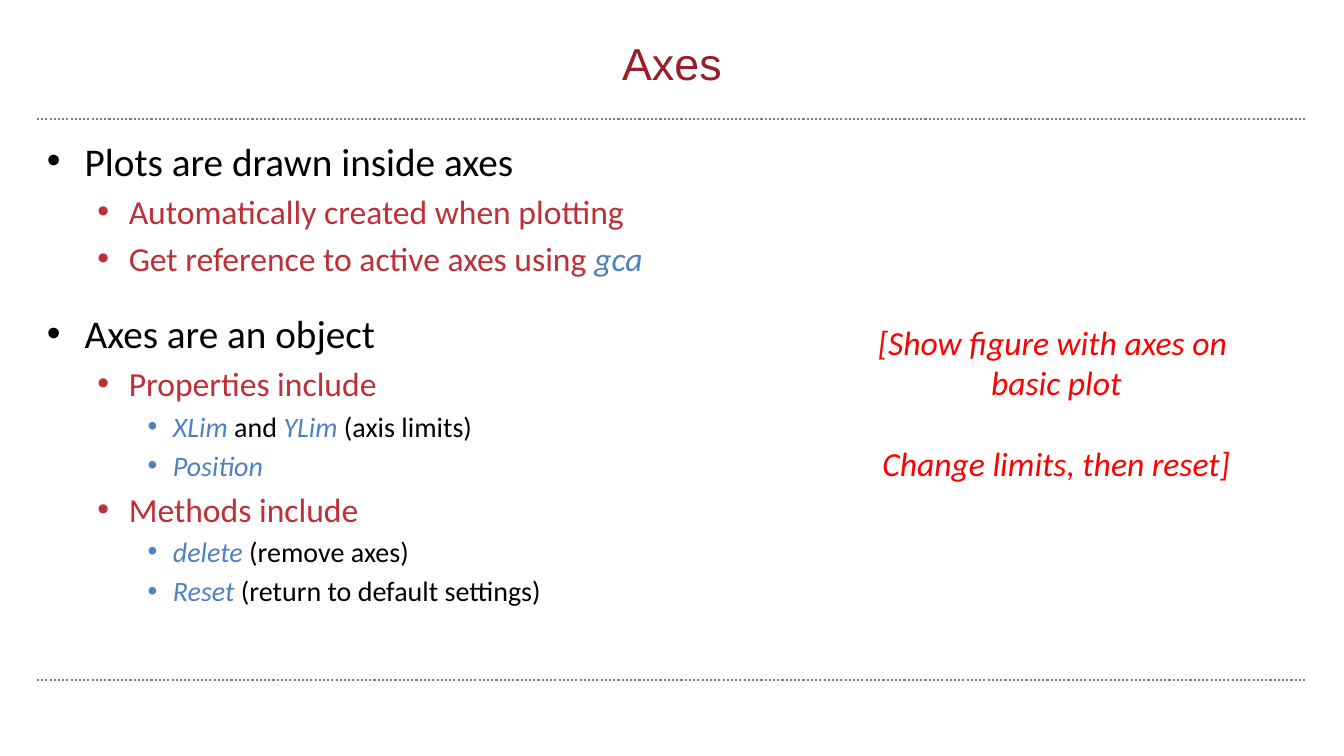
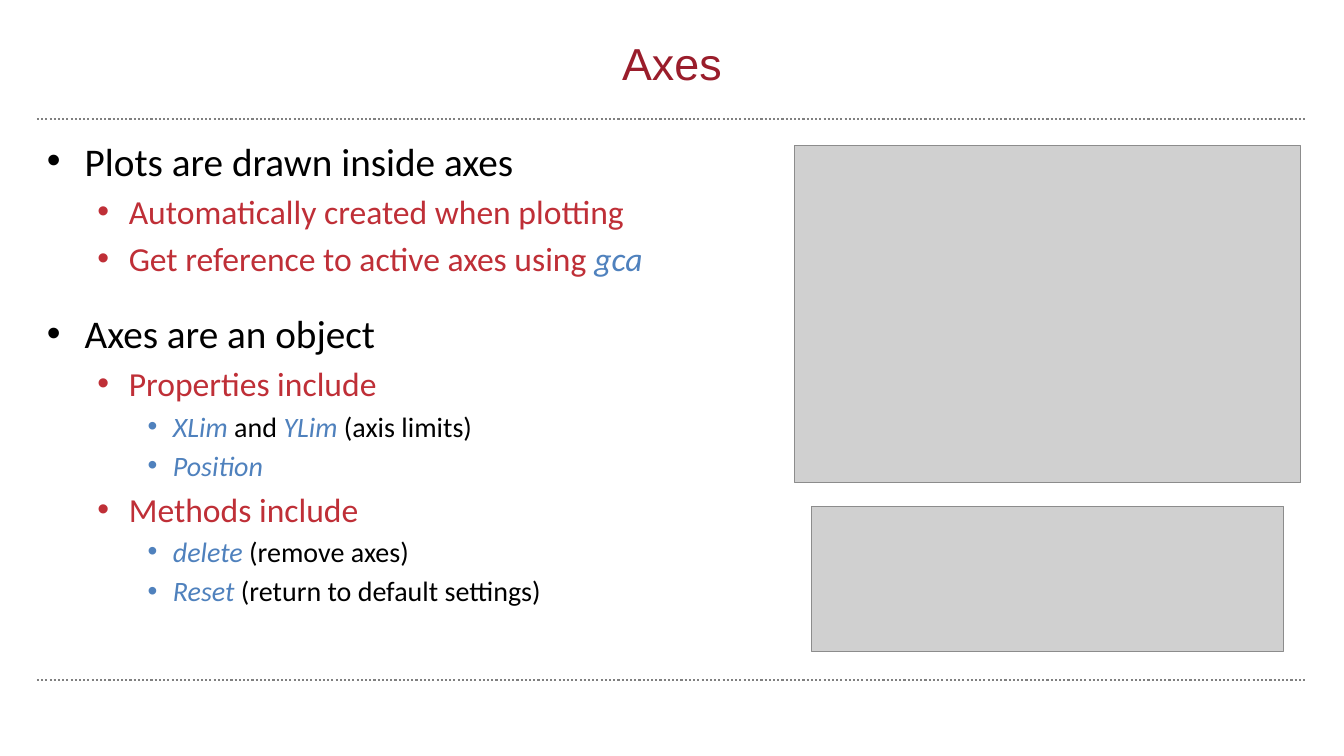
Before and after one commit to wbif-bristol/MATLAB-course, a slide deck: slide 10 of Session 4 - Figures and plotting/MATLAB Session 4.pptx. Drawn at 1344x756 pixels with LibreOffice and Linux fonts; fonts in the diff are those of the drawing; grey boxes stand for pictures; background and template pictures are left out. Boxes give left, top, right and bottom in pixels: in the first picture for what was removed or moved away, otherwise in the second. Text is boxed around its words. In the diff, an @@ line names an element or a change of style, - is before the commit and + after.

```diff
--- a/Session 4 - Figures and plotting/MATLAB Session 4.pptx
+++ b/Session 4 - Figures and plotting/MATLAB Session 4.pptx
@@ picture added at (x1=796, y1=145, x2=1302, y2=483) @@
@@ text removed at (x1=878, y1=330, x2=1230, y2=482) @@
-[Show figure with axes on
-basic plot
-Change limits, then reset]
@@ picture added at (x1=812, y1=506, x2=1285, y2=651) @@
```
Also in this commit, not shown: 2 other slides changed, 1 slide added, 1 other file.
